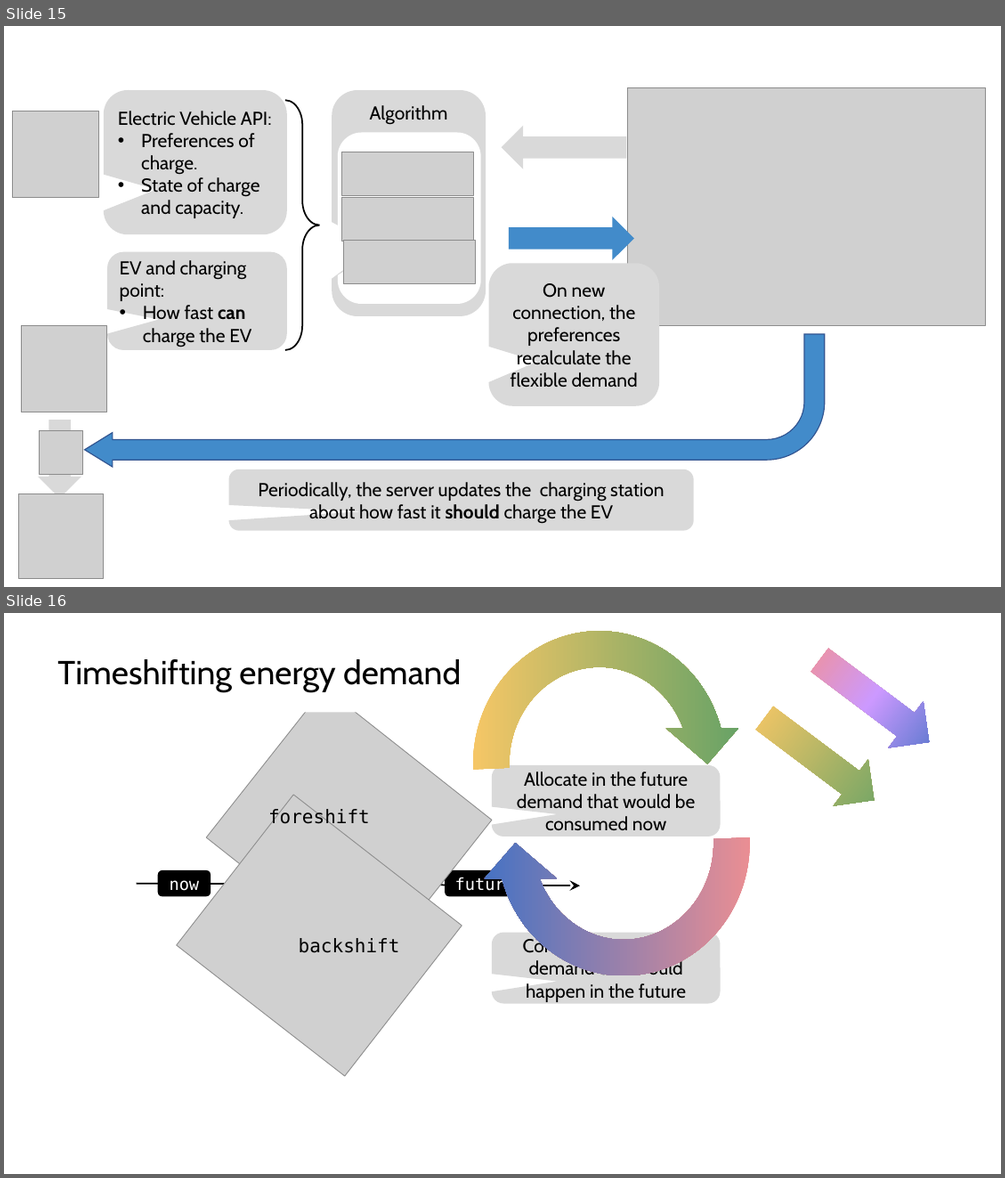
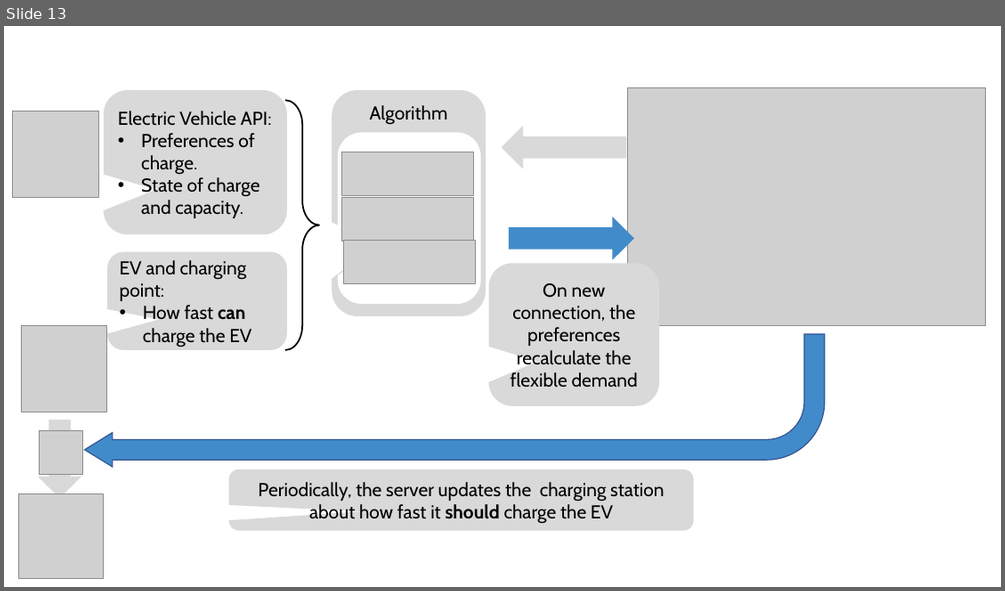
Before and after one commit to cvmartin/eflows.site, a slide deck: support/support_eflows.pptx. Shown one above the other, each under a label of ours: slides 15 and 16 before the commit, slide 13 after it. The pictures are 1005x1178 and 1005x591 pixels, drawn with LibreOffice and Linux fonts; fonts in the diff are those of the drawing; grey boxes stand for pictures. Boxes give left, top, right and bottom in pixels: in the first picture for what was removed or moved away, otherwise in the second. Text is boxed around its words. In the diff, an @@ line names an element or a change of style, - is before the commit and + after.

```diff
--- a/support/support_eflows.pptx
+++ b/support/support_eflows.pptx
@@ slide 16 removed at bbox=[4, 613, 1001, 1174], background #FFFFFF @@
@@ circular arrow removed at bbox=[455, 613, 744, 915] @@
@@ down arrow removed at bbox=[802, 636, 947, 765] @@
@@ text removed at bbox=[57, 659, 461, 691] @@
-Timeshifting energy demand
@@ picture removed at bbox=[206, 688, 492, 970] @@
@@ circular arrow removed at bbox=[479, 692, 769, 994] @@
@@ down arrow removed at bbox=[748, 695, 892, 824] @@
@@ rounded speech box removed at bbox=[492, 765, 720, 835] @@
-Allocate in the future demand that would be consumed now
@@ picture removed at bbox=[177, 795, 461, 1076] @@
@@ rounded speech box removed at bbox=[250, 798, 389, 834] @@
-foreshift
@@ rounded rectangle removed at bbox=[158, 870, 211, 896] @@
-now
@@ ellipse removed at bbox=[241, 878, 253, 892] @@
@@ ellipse removed at bbox=[297, 878, 309, 892] @@
@@ ellipse removed at bbox=[353, 879, 365, 892] @@
@@ ellipse removed at bbox=[409, 878, 421, 892] @@
@@ rounded rectangle removed at bbox=[445, 870, 526, 896] @@
-future
@@ arrow removed from (137, 883) to (580, 886) @@
@@ rounded speech box removed at bbox=[279, 927, 419, 962] @@
-backshift
@@ rounded speech box removed at bbox=[492, 933, 720, 1004] @@
-Consume (store) now demand that would happen in the future
@@ what was slide 15 is now slide 13 @@
```
Also in this commit, not shown: 7 slides changed, 3 slides added, 5 other slides removed, 14 other files.
